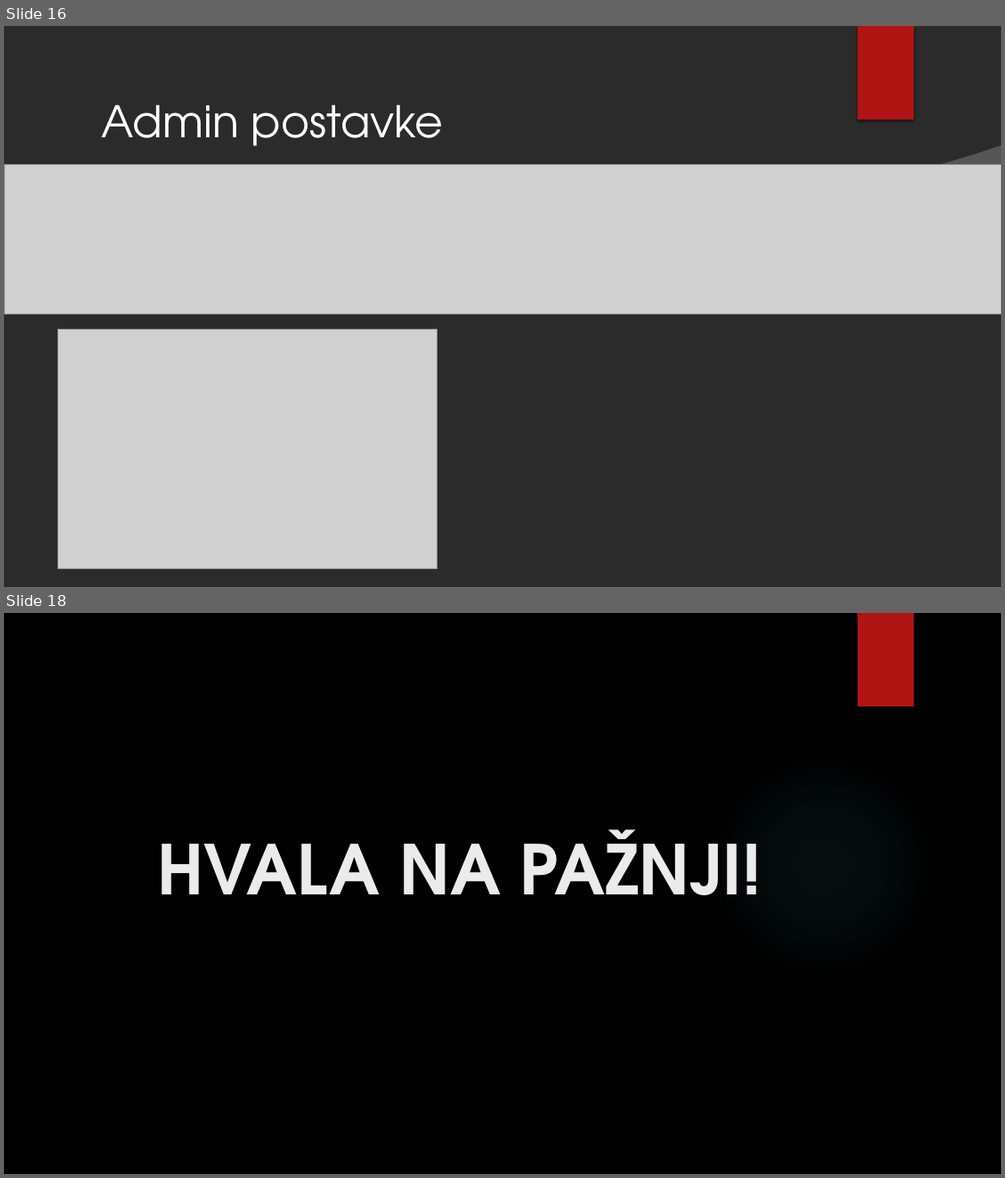
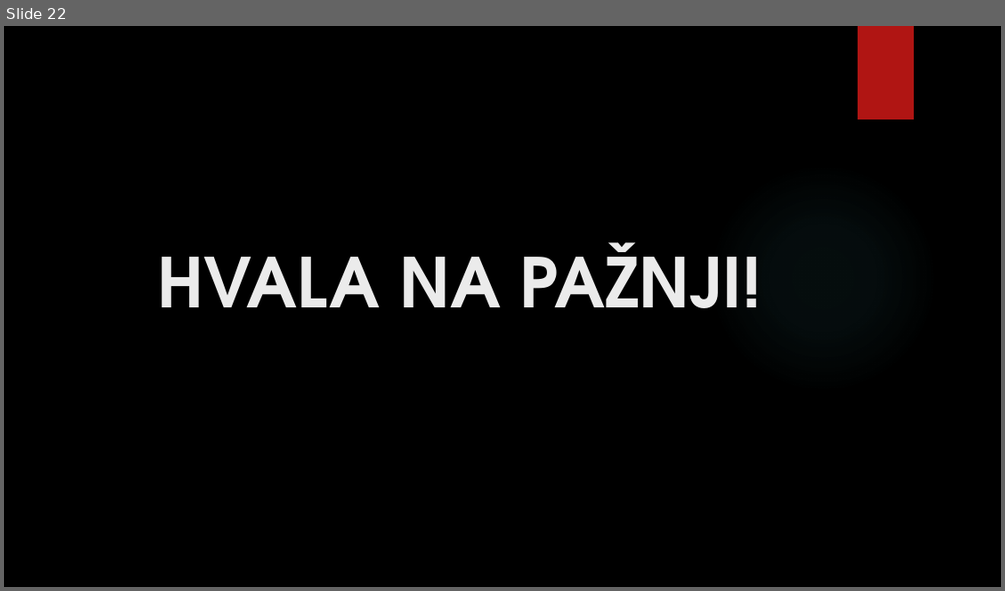
Before and after one commit to NikolaKasnar/Aplikacija-za-demose, a slide deck: Aplikacija za organizaciju demosa za računarske praktikume te.pptx. Shown one above the other, each under a label of ours: slides 16 and 18 before the commit, slide 22 after it; the slides between them are not shown. The pictures are 1005x1178 and 1005x591 pixels, drawn with LibreOffice and Linux fonts; fonts in the diff are those of the drawing; grey boxes stand for pictures; background and template pictures are left out; a plain dark background stands for a picture behind light text. Boxes give left, top, right and bottom in pixels: in the first picture for what was removed or moved away, otherwise in the second. Text is boxed around its words. In the diff, an @@ line names an element or a change of style, - is before the commit and + after.

```diff
--- a/Aplikacija za organizaciju demosa za računarske praktikume te.pptx
+++ b/Aplikacija za organizaciju demosa za računarske praktikume te.pptx
@@ slide 16 removed at (4,26,1001,587), background picture (left out) @@
@@ rectangle removed at (858,26,914,119) @@
@@ title removed at (102,104,444,146) @@
-Admin postavke
@@ freeform shape removed at (718,145,1001,213) @@
@@ freeform shape removed at (4,170,1001,587) @@
@@ picture removed at (4,164,1001,313) @@
@@ ellipse removed at (708,163,938,394) @@
@@ picture removed at (57,329,437,568) @@
@@ what was slide 18 is now slide 22 @@
```
Also in this commit, not shown: 8 slides changed, 7 slides added, 2 other slides removed.
